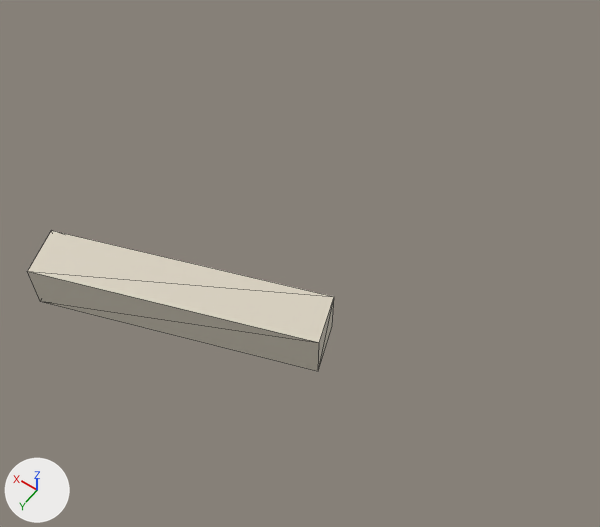
The glTF model assets/malta/cottonera/bormla_61_33_far.glb as it was, and as the next commit left it.
Before and after are seen from a 50 mm lens placed at (-483.8, -892.0, 223.6), pointed at (-397.8, -1012.4, 34.3). Arrows for +X, +Y and +Z are at lower left; the lights stay in place. The first picture is the older version. Mesh edges are drawn as thin lines.

The first picture shows 'geometry_0'.
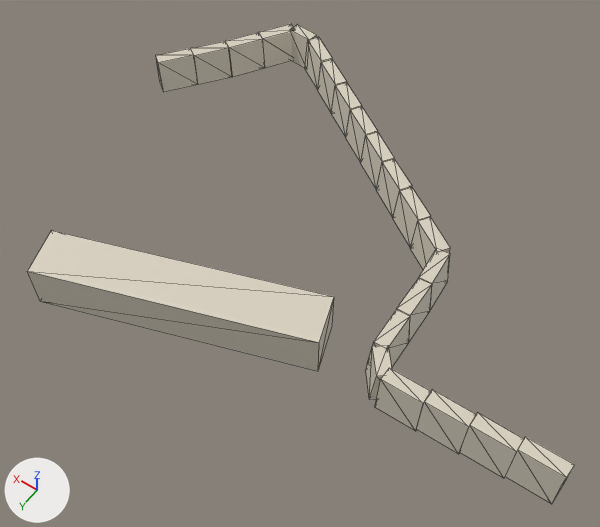
Edits to the bpy script that builds the scene:
```text
Change me_geometry_0:
    used by ob_geometry_0; location = (0.0, 0.0, 0.0)
    remove me_geometry_0.from_pydata(...)  # 8 vertices, 12 faces; spans x -421.9..-340.1, y -1000.9..-960.1, z 32.5..46.4
    add me_geometry_0.from_pydata(...)  # 174 vertices, 264 faces; spans x -487.7..-314.0, y -1088.3..-960.1, z 32.1..48.9
    me_geometry_0 part 1
    122 vertices are added at x -487.7..-314.0, y -1088.3..-987.1, z 32.1..48.9
    13 new vertices lie (12.0, 0.2, 0.0) away from vertices in x -487.7..-451.6, y -993.7..-987.1, z 32.1..48.4
    12 new vertices lie (10.1, -6.5, 0.0) away from vertices in x -431.1..-360.1, y -1076.4..-1030.6, z 33.9..48.5
    5 new vertices lie (-10.1, 6.6, 0.0) away from vertices in x -423.2..-352.7, y -1086.3..-1036.3, z 33.5..48.5
    8 new vertices lie (0.4, -12.0, 0.0) away from vertices in x -437.1..-430.7, y -1008.7..-996.5, z 32.3..44.5
    6 new vertices lie (10.1, -6.6, 0.0) away from vertices in x -423.8..-370.7, y -1074.0..-1041.3, z 33.9..48.0
    252 new faces join them
```

Boxes [x1, y1, x2, y2] around the edits, measured in the pictures (600 x 527 px):
'geometry_0', reshaped (79% wider, 239% taller): before [28, 230, 334, 371]; after [28, 24, 575, 504]
part 1 of me_geometry_0, added: after [156, 24, 575, 504]
